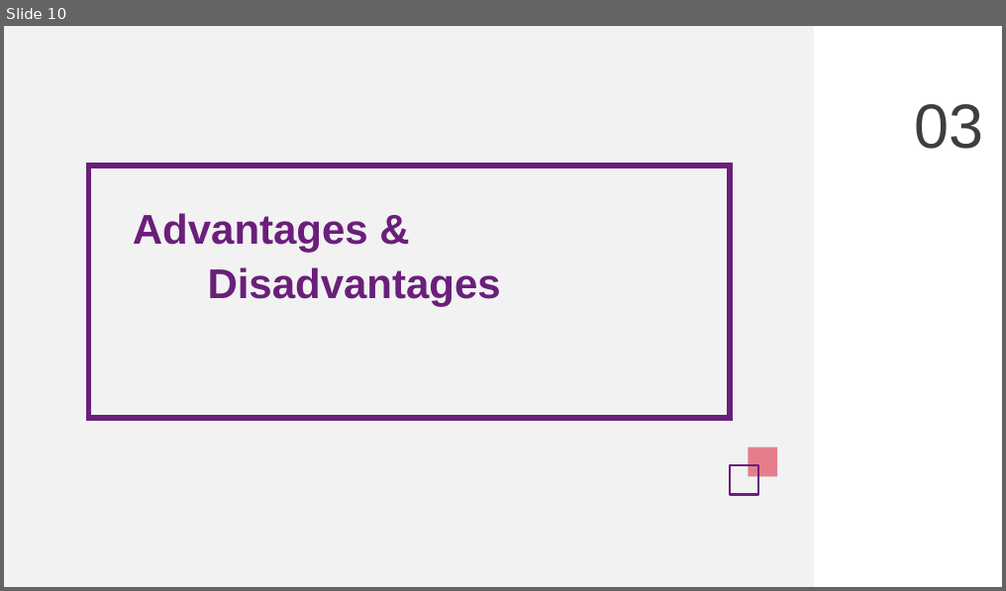
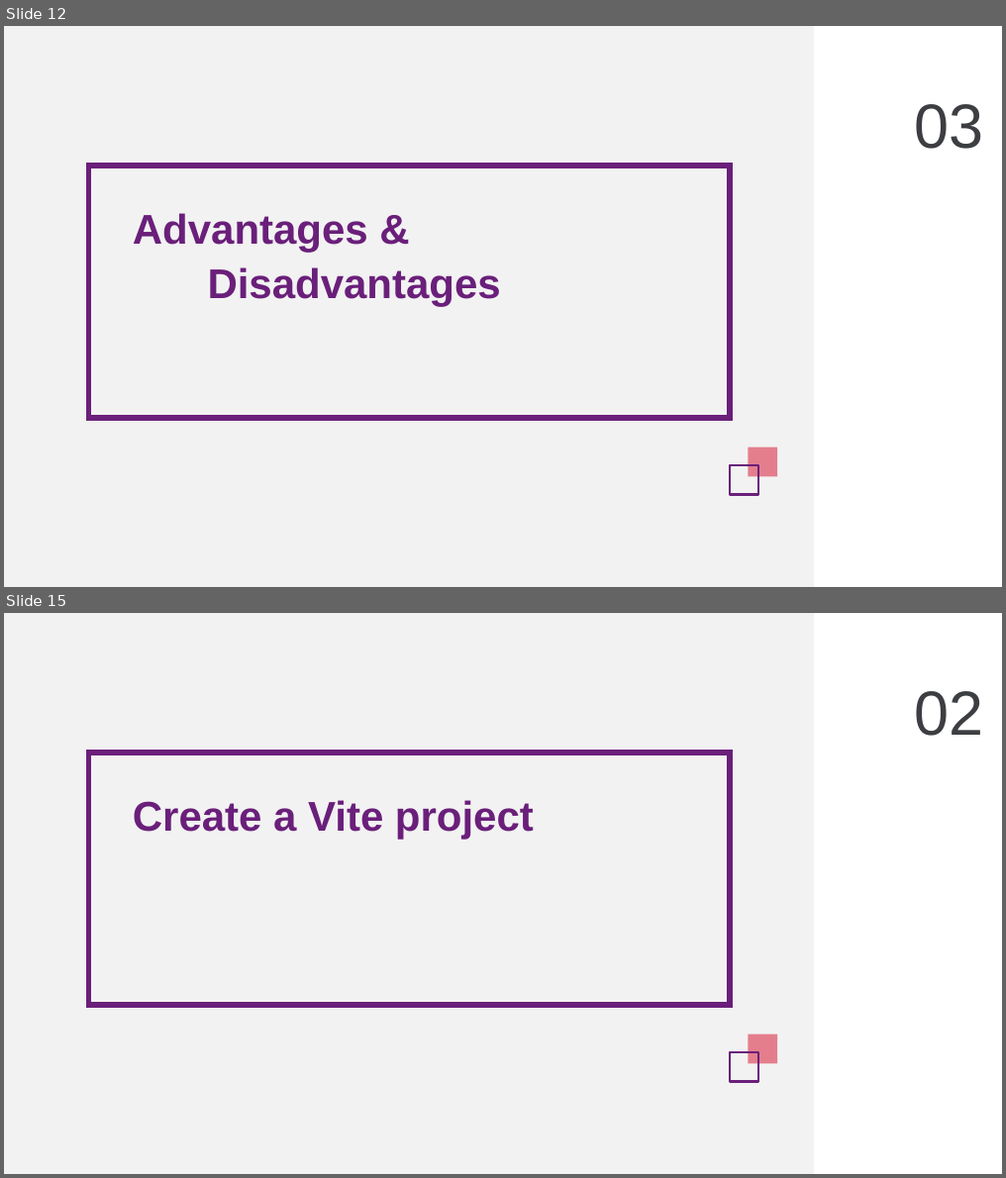
Before and after one commit to nashtech-garage/nodejs-vite-js_load_test, a slide deck: vite/slide/NT_Vitejs.pptx. Shown one above the other, each under a label of ours: slide 10 before the commit, slides 12 and 15 after it; the slides between them are not shown. The pictures are 1006x591 and 1006x1178 pixels, drawn with LibreOffice and Linux fonts; fonts in the diff are those of the drawing. Boxes give left, top, right and bottom in pixels: in the first picture for what was removed or moved away, otherwise in the second. Text is boxed around its words. In the diff, an @@ line names an element or a change of style, - is before the commit and + after.

```diff
--- a/vite/slide/NT_Vitejs.pptx
+++ b/vite/slide/NT_Vitejs.pptx
@@ slide 15 added at (x1=4, y1=613, x2=1002, y2=1174), background #FFFFFF; not listed: 4 template elements that a slide beside it also shows @@
@@ text added at (x1=914, y1=691, x2=983, y2=736), 60 pt, text #3C3E41 @@
+02
@@ text added at (x1=133, y1=800, x2=534, y2=839), 40 pt, text gradient #6A1F7A to #D6001C, bold @@
+Create a Vite project
@@ what was slide 10 is now slide 12 @@
```
Also in this commit, not shown: 1 slide changed, 10 other slides added, 4 other files.
